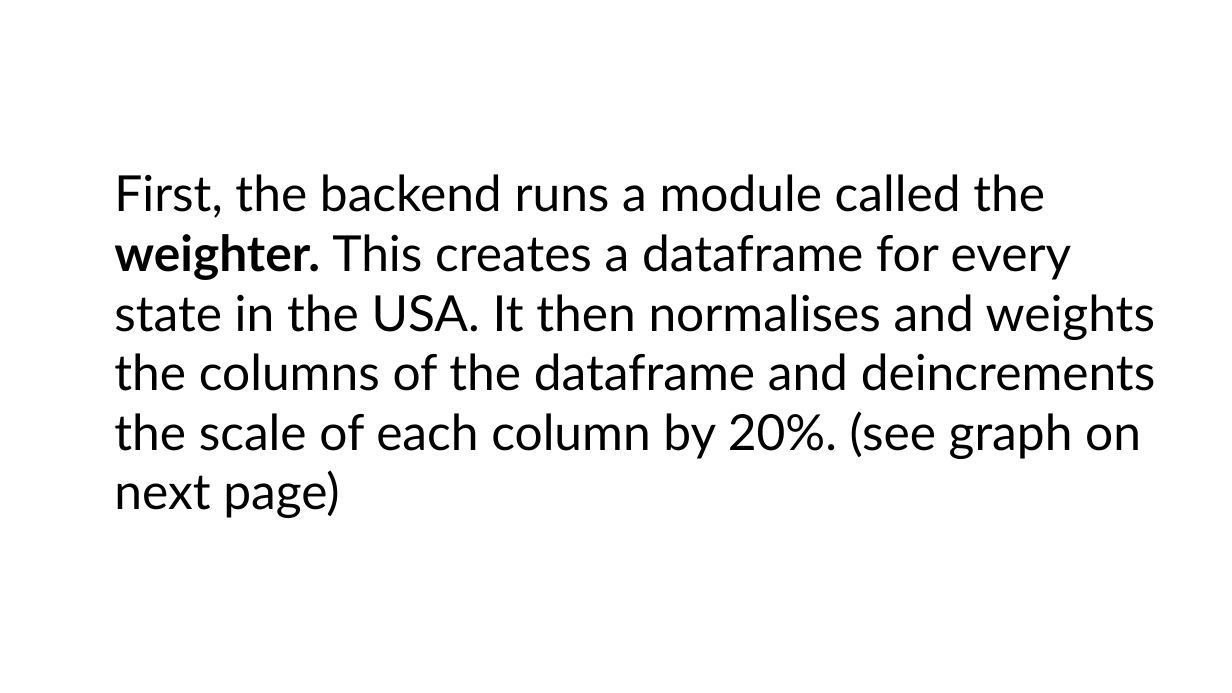
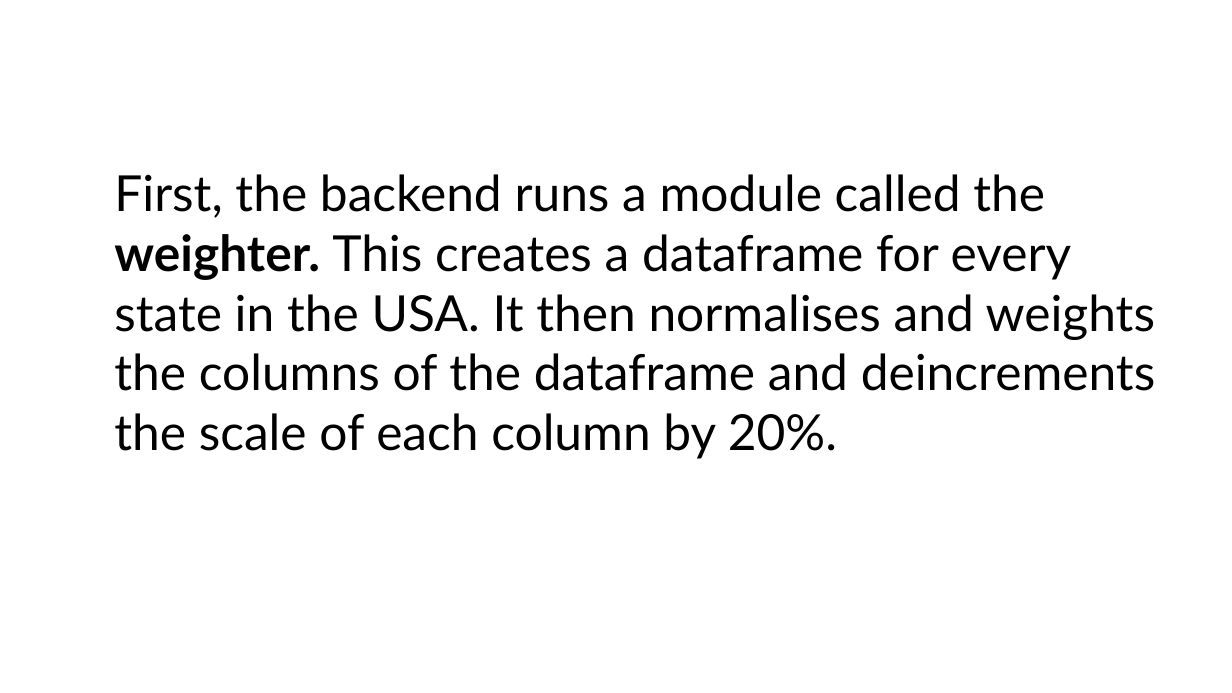
Before and after one commit to py-the-way/py-the-way, a slide deck: slide 5 of presentation/hackathon.odp. Drawn at 1232x693 pixels with LibreOffice and Linux fonts; fonts in the diff are those of the drawing. Boxes give left, top, right and bottom in pixels: in the first picture for what was removed or moved away, otherwise in the second. Text is boxed around its words. In the diff, an @@ line names an element or a change of style, - is before the commit and + after.

```diff
--- a/presentation/hackathon.odp
+++ b/presentation/hackathon.odp
@@ text at [114,174,1156,459]: text changed @@
-First, the backend runs a module called the weighter. This creates a dataframe for every state in the USA. It then normalises and weights the columns of the dataframe and deincrements the scale of each column by 20%. (see graph on next page)
+First, the backend runs a module called the weighter. This creates a dataframe for every state in the USA. It then normalises and weights the columns of the dataframe and deincrements the scale of each column by 20%.
```
Also in this commit, not shown: 2 other slides changed, 3 slides added, 1 slide removed, 1 other file.
